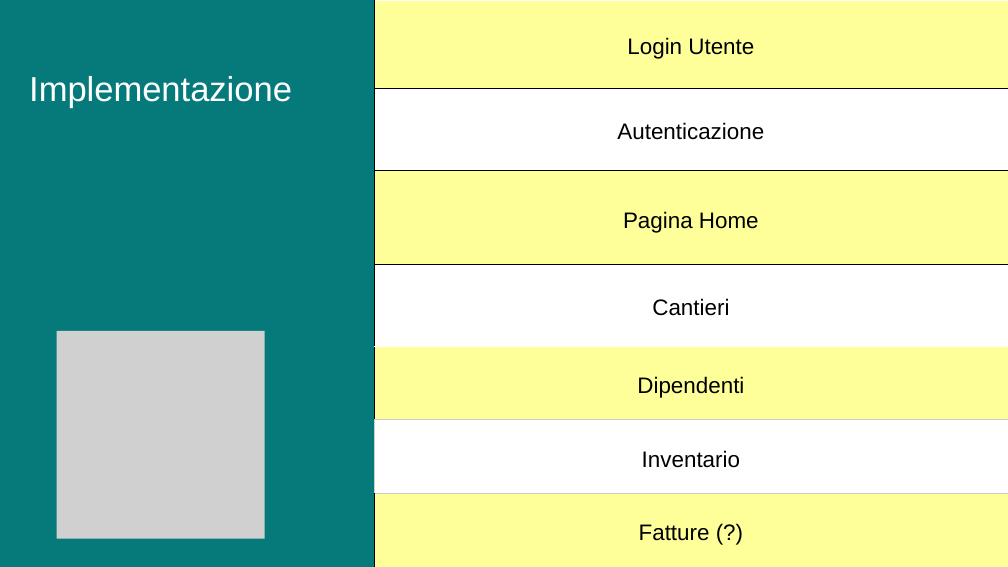
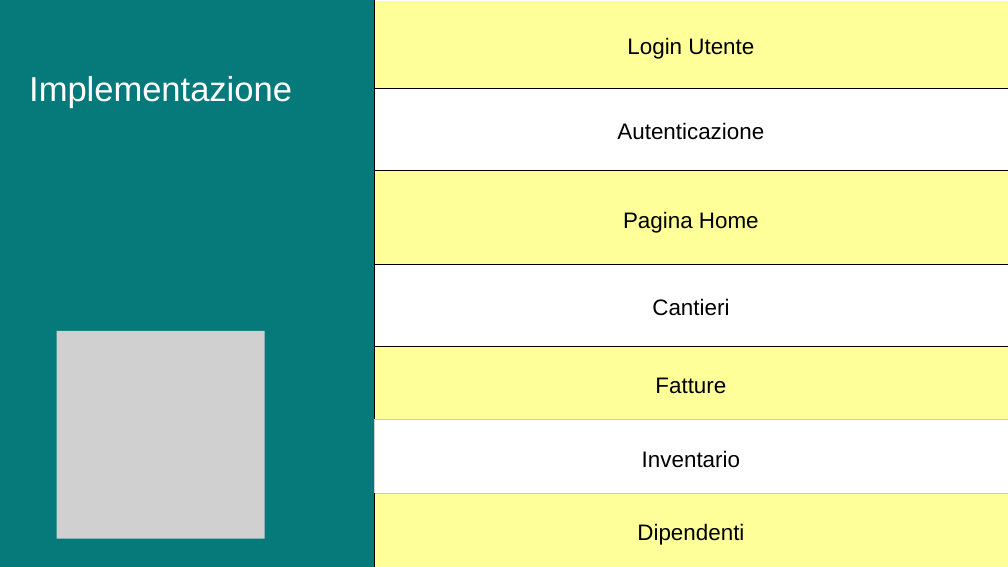
Before and after one commit to ColoErMejo/Fatturify_IngSoftware23-24, a slide deck: slide 10 of Documentazione/Progetto ingegneria del software.pptx. Drawn at 1008x567 pixels with LibreOffice and Linux fonts; fonts in the diff are those of the drawing; grey boxes stand for pictures. Boxes give left, top, right and bottom in pixels: in the first picture for what was removed or moved away, otherwise in the second. Text is boxed around its words. In the diff, an @@ line names an element or a change of style, - is before the commit and + after.

```diff
--- a/Documentazione/Progetto ingegneria del software.pptx
+++ b/Documentazione/Progetto ingegneria del software.pptx
@@ table at bbox=[374, 0, 1008, 567] @@
+row 5: Fatture
+row 6: Inventario
-row 6: Inventario
-row 7: Fatture (?)
@@ borders changed @@
```
Also in this commit, not shown: 2 other slides changed, 1 slide added.
